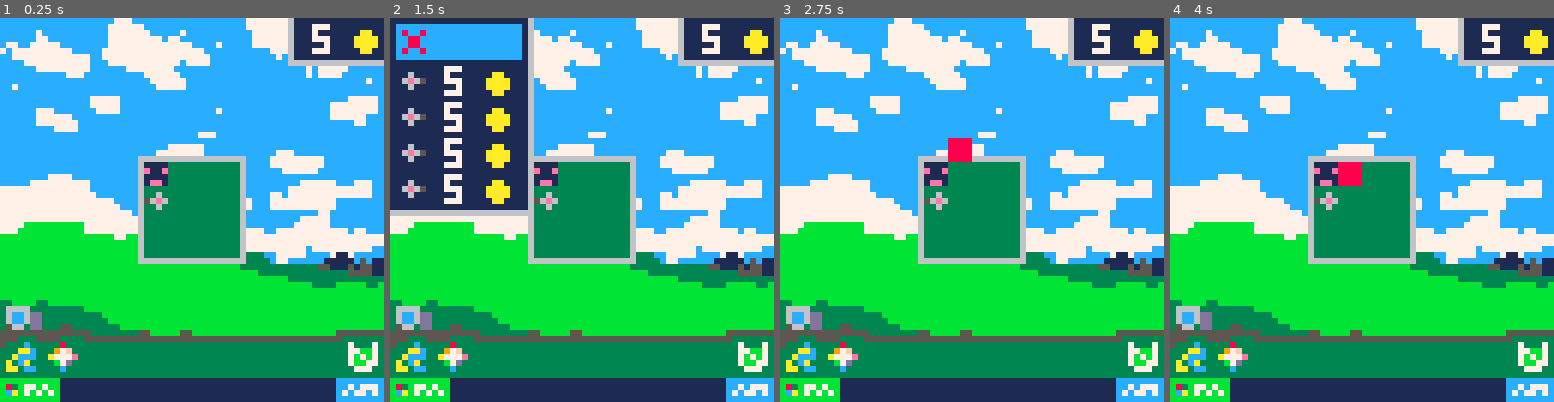
Above: before the commit, frames 1-4 (left to right).
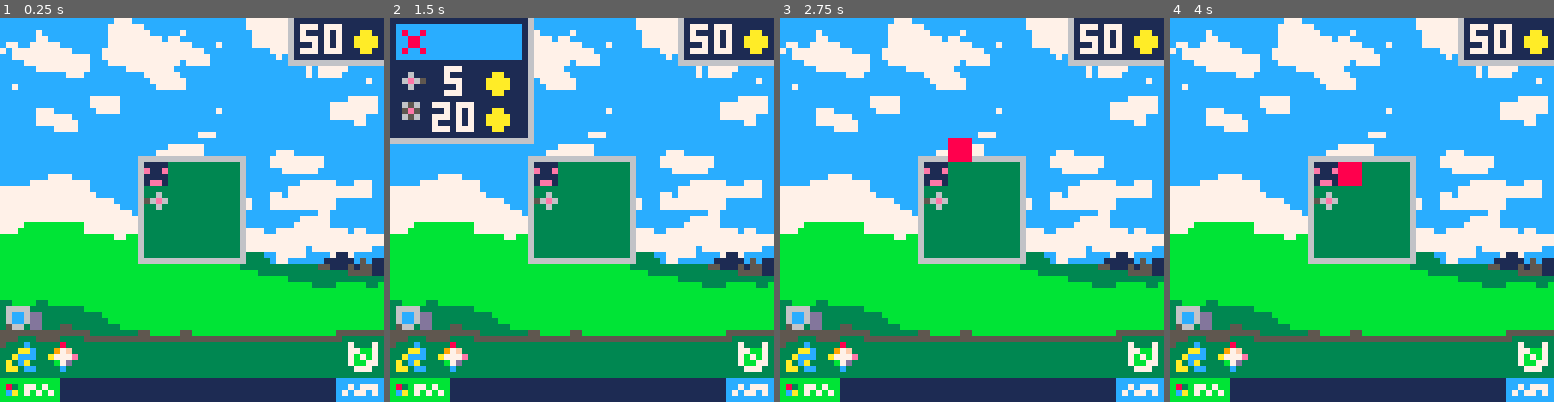
Above: after the commit, the same moments.

Repository: Darenn/Mr-Tobro
Game: PICO-8 cartridge lowrezjam.p8
Two runs of this game, one before a commit and one after it. Both use one fixed random seed, a clock stepped at 60 frames per second and the inputs below.
Inputs:
- Up to frame 1 (0.25 s): no input
- Up to frame 2 (1.5 s): tap X (X key) at 0.33, 1.07 s; tap O (Z key) at 0.7 s
- Up to frame 3 (2.75 s): hold Right 1.6-2.1 s; tap O (Z key) at 1.7, 2.1, 2.5 s; tap X (X key) at 1.85 s; hold Up 2.15-2.42 s; hold Right from 2.47 s (still down)
- Up to frame 4 (4 s): tap O (Z key) at 2.9, 3.3, 3.7 s; tap X (X key) at 2.97 s; release Right at 3.03 s; hold Left 3.08-3.58 s; hold Down 3.63-3.97 s

The runs differ from the first frame. In frame 1, 0.5% of the frame differs, in the area x 78-90%, y 1-10%; in frame 2, 8.2%, in the area x 0-90%, y 1-52%; in frame 3, 0.5%; in frame 4, 0.5%.

Commit message:
Added a multiple_canon.

Diff:
--- a/lowrezjam.p8
+++ b/lowrezjam.p8
@@ -17,7 +17,7 @@
 g_player = nil
 g_spawner = nil
 g_tobro_window = nil
-g_money = 5
+g_money = 50
 
 g_bullets = {}
 g_enemies = {}
@@ -373,7 +373,8 @@
 end
 
 building_type = {}
-building_type.canon = 0;
+building_type.canon = 0
+building_type.multiple_canon = 1
 
 g_building_canon = {}
   g_building_canon.price = 5
@@ -386,14 +387,46 @@
     if not _building.is_ready then return end
     on_activate(_building)
     local bullet_pos = get_pixel_pos(_building.tile_pos.x,_building.tile_pos.y)
-    bullet_pos.x += 1
-    bullet_pos.y += 1
+    bullet_pos.x +=1
+    bullet_pos.y +=1
     local direction = orientation_to_direction(_building.orientation)
     create_canon_bullet(bullet_pos.x, bullet_pos.y, direction)
   end
 
+g_building_multiple_canon = {}
+  g_building_multiple_canon.price = 20
+  g_building_multiple_canon.horizontal_sprite_id = 6
+  g_building_multiple_canon.vertical_sprite_id = 6
+  g_building_multiple_canon.hor_sprite_id_reload = 12
+  g_building_multiple_canon.ver_sprite_id_reload = 12
+  g_building_multiple_canon.cooldown = 6 -- time in sec
+  g_building_multiple_canon.activate = function (_building)
+    if not _building.is_ready then return end
+    on_activate(_building)
+    -- create 4 bullets
+    local bullet_pos = get_pixel_pos(_building.tile_pos.x,_building.tile_pos.y)
+    bullet_pos.x +=1
+    local direction = {x=0,y=-1}
+    create_canon_bullet(bullet_pos.x, bullet_pos.y, direction)
+    local bullet_pos = get_pixel_pos(_building.tile_pos.x,_building.tile_pos.y)
+    bullet_pos.x +=2
+    bullet_pos.y +=1
+    local direction = {x=1,y=0}
+    create_canon_bullet(bullet_pos.x, bullet_pos.y, direction)
+    local bullet_pos = get_pixel_pos(_building.tile_pos.x,_building.tile_pos.y)
+    bullet_pos.x +=1
+    bullet_pos.y +=2
+    local direction = {x=0,y=1}
+    create_canon_bullet(bullet_pos.x, bullet_pos.y, direction)
+    local bullet_pos = get_pixel_pos(_building.tile_pos.x,_building.tile_pos.y)
+    bullet_pos.y +=1
+    local direction = {x=-1,y=0}
+    create_canon_bullet(bullet_pos.x, bullet_pos.y, direction)
+  end
+
 g_buildings_info = {}
 g_buildings_info[building_type.canon] = g_building_canon
+g_buildings_info[building_type.multiple_canon] = g_building_multiple_canon
 
 -- all building are based on this,
 -- call this at start of each create building functions
@@ -448,7 +481,7 @@
 function create_menu()
   local menu = {}
     menu.item_selected_index = 0
-    menu.items = {-1, building_type.canon, building_type.canon, building_type.canon,building_type.canon}
+    menu.items = {-1, building_type.canon,building_type.multiple_canon}
     menu.highlighted_color = 12
     menu.highlighted_bad_color = 8
     menu.window_color = 1
@@ -926,9 +959,9 @@
 end
 
 __gfx__
-000000001111000000000000050000000665000055550000656000000660000008080000e0000000000000000500000000000000000000000000000000000000
-00000000e11e000006000000060000006ee500006ee600005e5000006ee600000828000000000000060000000600000000000000000000000000000000000000
-00700700111100006e6500006e6000006ee500006ee60000656000006ee6000022222000000000006c6500006c60000000000000000000000000000000000000
+000000001111000000000000050000000665000055550000656000000660000008080000e0000000000000000500000065600000000000000000000000000000
+00000000e11e000006000000060000006ee500006ee600005e5000006ee60000082800000000000006000000060000005c500000000000000000000000000000
+00700700111100006e6500006e6000006ee500006ee60000656000006ee6000022222000000000006c6500006c60000065600000000000000000000000000000
 000770001ee100000600000006000000066500000660000000000000066000000222000000000000060000000600000000000000000000000000000000000000
 00077000000000000000000000000000000000000000000000000000000000000000000000000000000000000000000000000000000000000000000000000000
 00700700000000000000000000000000000000000000000000000000000000000000000000000000000000000000000000000000000000000000000000000000
